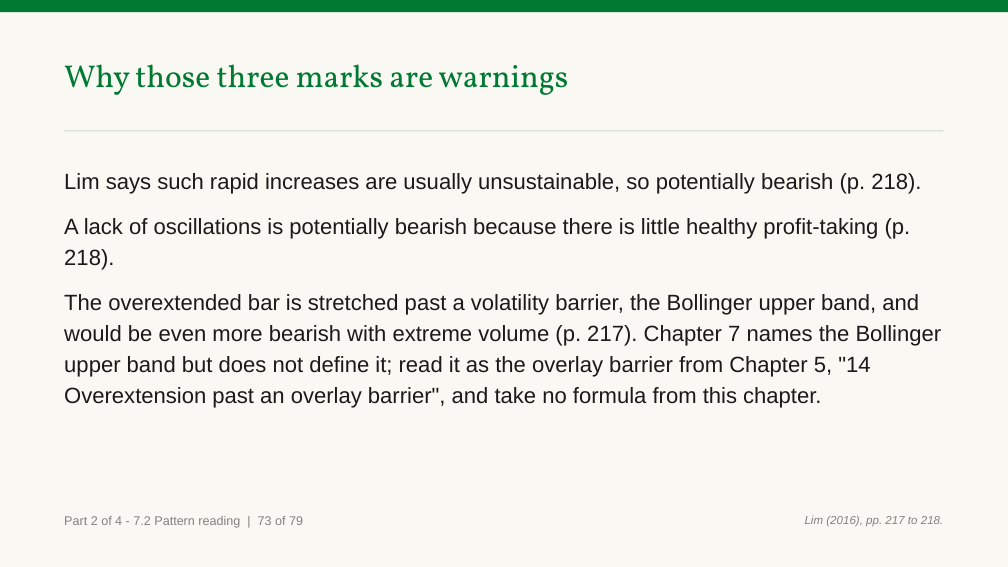
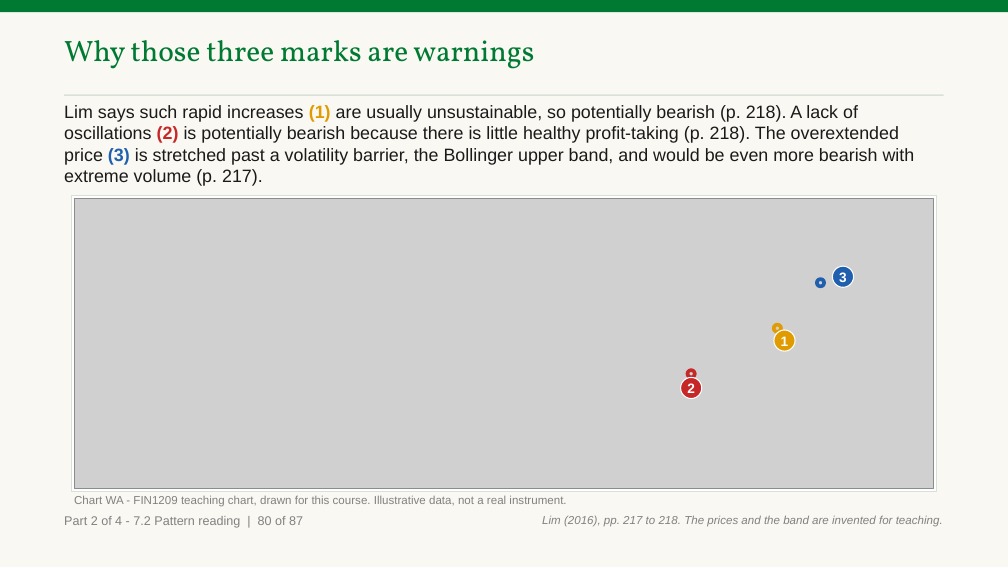
Before and after one commit to benjiesotelo-sudo/Telos_FIN1209, a slide deck: slide 132 of chapter-07/FIN1209-Chapter-07.pptx (slide 120 before the commit). Drawn at 1008x567 pixels with LibreOffice and Linux fonts; fonts in the diff are those of the drawing; grey boxes stand for pictures. Boxes give left, top, right and bottom in pixels: in the first picture for what was removed or moved away, otherwise in the second. Text is boxed around its words. In the diff, an @@ line names an element or a change of style, - is before the commit and + after.

```diff
--- a/chapter-07/FIN1209-Chapter-07.pptx
+++ b/chapter-07/FIN1209-Chapter-07.pptx
@@ text "Why those three marks are ...": place and size @@
-text "Why those three marks are ..." at [64,64,569,95]
+text "Why those three marks are ..." at [64,40,534,69]
@@ text "Why those three marks are ..." at [64,40,534,69]: size 30 to 28 pt; line spacing 1.05 to 1 @@
@@ rectangle: place and size @@
-rectangle at [64,130,944,132]
+rectangle at [64,95,944,96]
@@ text at [64,105,915,186]: text changed; size 21 to 17 pt @@
-Lim says such rapid increases are usually unsustainable, so potentially bearish (p. 218).
-A lack of oscillations is potentially bearish because there is little healthy profit-taking (p. 218).
-The overextended bar is stretched past a volatility barrier, the Bollinger upper band, and would be even more bearish with extreme volume (p. 217). Chapter 7 names the Bollinger upper band but does not define it; read it as the overlay barrier from Chapter 5, "14 Overextension past an overlay barrier", and take no formula from this chapter.
+Lim says such rapid increases (1) are usually unsustainable, so potentially bearish (p. 218). A lack of oscillations (2) is potentially bearish because there is little healthy profit-taking (p. 218). The overextended price (3) is stretched past a volatility barrier, the Bollinger upper band, and would be even more bearish with extreme volume (p. 217).
@@ rectangle added at [71,195,937,492], fill #FFFFFF, outline #D7E0D9 1 pt @@
@@ picture added at [74,198,934,488] @@
@@ ellipse added at [833,266,854,287], fill #1F5FAD, outline #FFFFFF 1 pt, 13 pt, text #FFFFFF, bold @@
+3
@@ ellipse added at [817,279,824,287], outline #1F5FAD 3.5 pt @@
@@ ellipse added at [774,324,781,332], outline #E09B00 3.5 pt @@
@@ ellipse added at [774,330,796,351], fill #E09B00, outline #FFFFFF 1 pt, 13 pt, text #FFFFFF, bold @@
+1
@@ ellipse added at [681,377,702,399], fill #C62828, outline #FFFFFF 1 pt, 13 pt, text #FFFFFF, bold @@
+2
@@ ellipse added at [687,371,695,378], outline #C62828 3.5 pt @@
@@ text added at [74,495,566,507], 11 pt, text #818181 @@
+Chart WA - FIN1209 teaching chart, drawn for this course. Illustrative data, not a real instrument.
@@ text at [64,516,303,528]: text changed @@
-Part 2 of 4 - 7.2 Pattern reading | 73 of 79
+Part 2 of 4 - 7.2 Pattern reading | 80 of 87
@@ text at [542,515,943,527]: text changed @@
-Lim (2016), pp. 217 to 218.
+Lim (2016), pp. 217 to 218. The prices and the band are invented for teaching.
```
Also in this commit, not shown: 95 other slides changed, 13 slides added, 5 other files.
